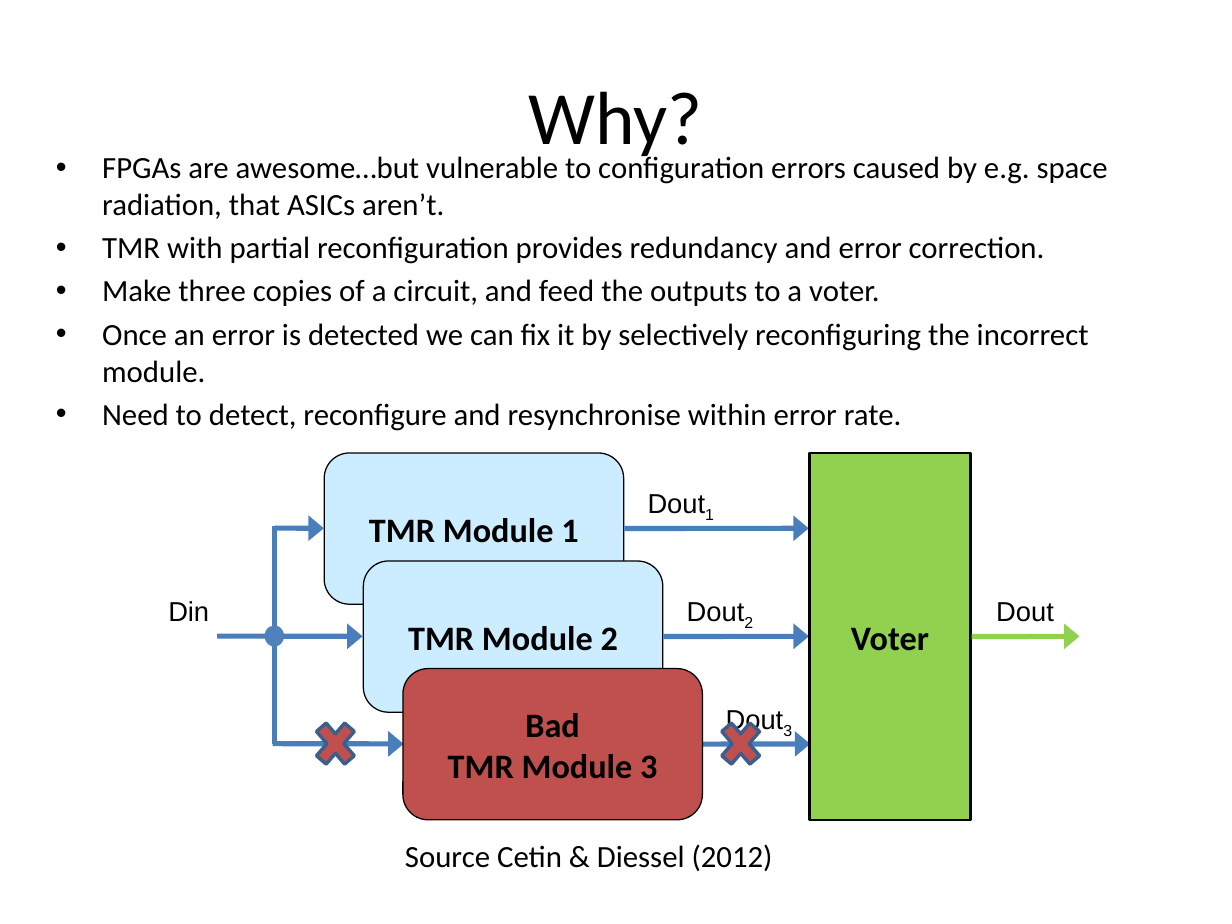
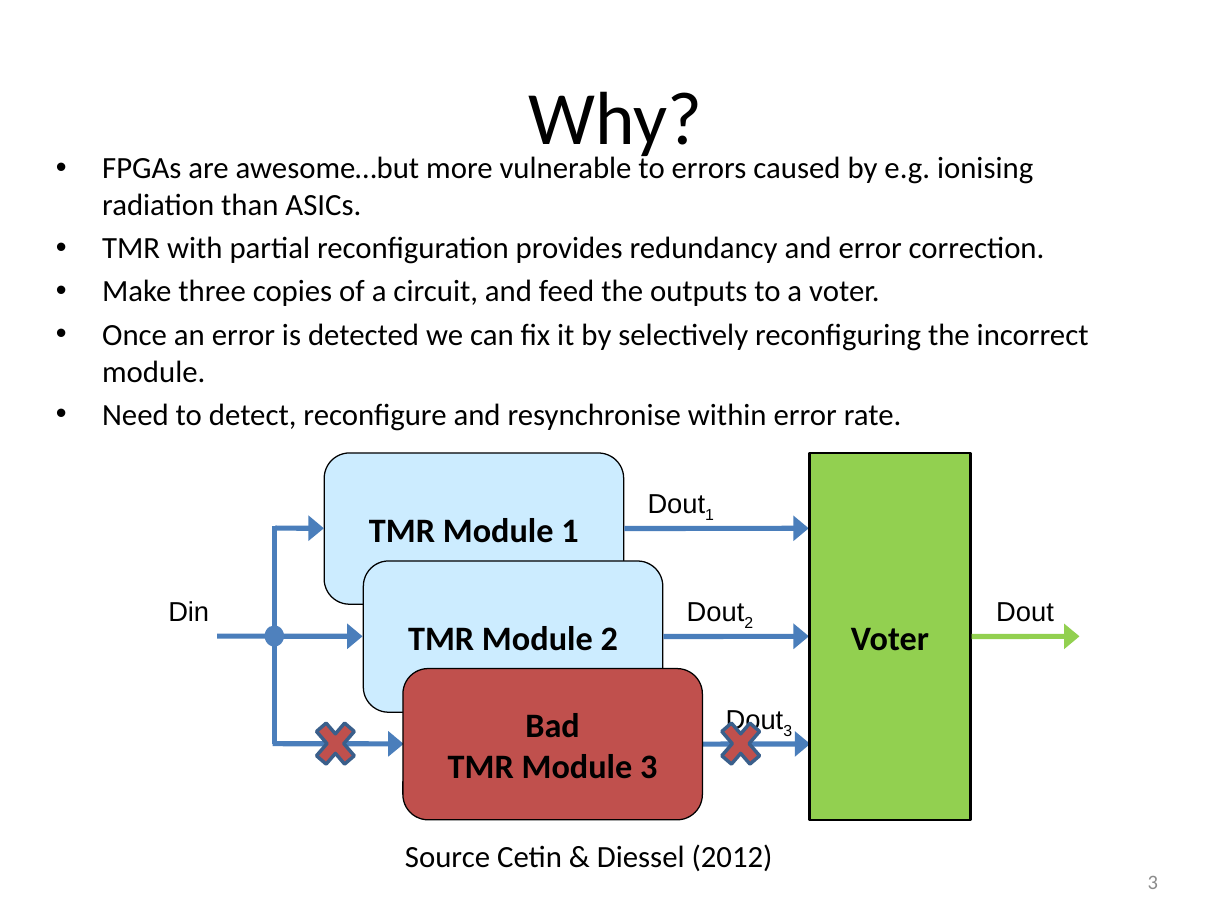
Before and after one commit to Jemima/ths, a slide deck: slide 3 of demo.pptx. Drawn at 1232x924 pixels with LibreOffice and Linux fonts; fonts in the diff are those of the drawing. Boxes give left, top, right and bottom in pixels: in the first picture for what was removed or moved away, otherwise in the second. Text is boxed around its words. In the diff, an @@ line names an element or a change of style, - is before the commit and + after.

```diff
--- a/demo.pptx
+++ b/demo.pptx
@@ text at (102,152,1033,216): text changed @@
-• FPGAs are awesome…but vulnerable to configuration errors caused by e.g. space radiation, that ASICs aren’t.
+• FPGAs are awesome…but more vulnerable to errors caused by e.g. ionising radiation than ASICs.
@@ page number added at (1148,876,1158,889), 12 pt, text #8C8C8C @@
+3
```
Also in this commit, not shown: 6 other slides changed, 2 slides added, 5 slides removed, 11 other files.
